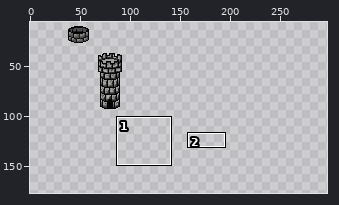
Edited in one commit: sprite sheet (data/tileset/world_upper.png). The picture above shows the old version from afar; the outline marks the close-up.
Close-up. Before the edit:
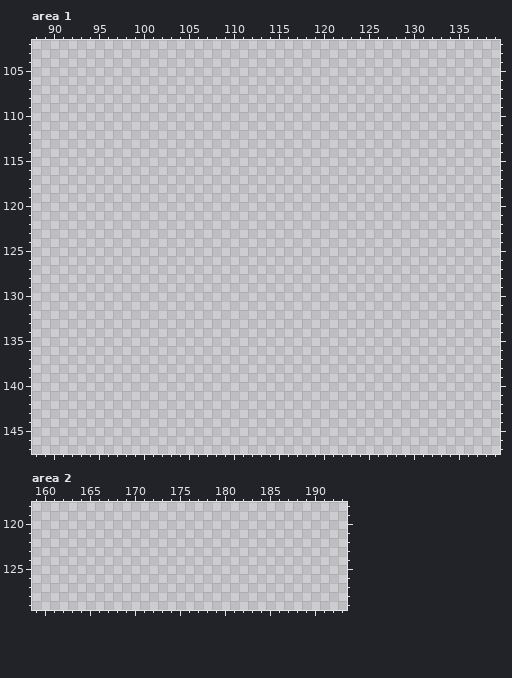
The file is 320x320 pixels. Pixels under 10% opacity are left out. Colours within 5 levels of each other are drawn and written as one. Shown: area 1: x 88..139, y 102..147; area 2: x 159..193, y 118..129. The wide view leaves out empty margins. The commit also changed other parts of the picture, which this record leaves out.
Palette (. is transparent): 
The same view after the edit:
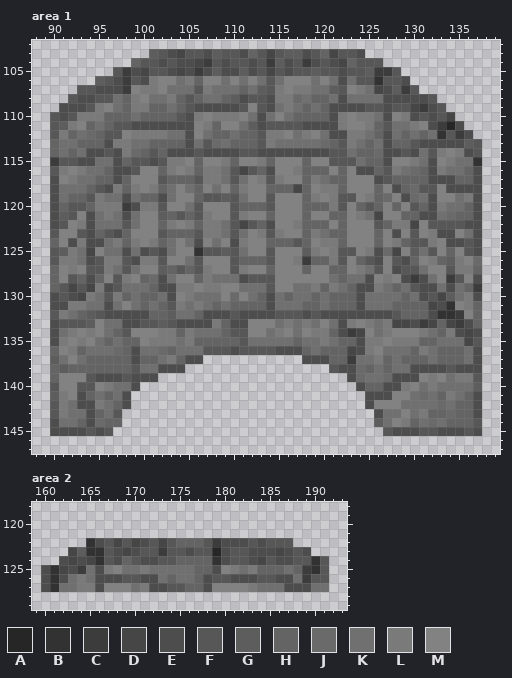
Colours new in this view: A #262626  B #323232  C #3c3c3c  D #464646  E #4d4d4d  F #575757  G #5d5d5d  H #646464  J #6a6a6a  K #707070  L #7a7a7a  M #828282
The exact change:
Changed rows in their new state; - is an unchanged pixel.
Area 1:
first column x 90:
103 -----------GFEDFFEGFFEHFDFGGEFHDFFE-------------
104 ---------HFFEFEEDCFEFFEFCGEFCEFEDHFFF-----------
105 -------FCEDFFEDECEGEEGEFDFEFFGFFEFFGCCF---------
106 -----GFECFELMMKLHMMKMKMKFKMMMKMKEKFFBFFE--------
107 ---FFEEECMLLMKKKFLKKKHKGFLMLLKKGFMLKDEGCF-------
108 --FEEFFKHLMKKLHFHKKHGEFFELLJKHHKEKKKKEEEEEF-----
109 -EEEFLMKHLLHHKHFEEEEEFMFEKLKHKHEEEEFFEFFDCEF----
110 FEFLLLHHHKHHHHFELMLLLMKEKMKHHHHELMLLKEMLEFEFD---
111 FGLMHKHFFEEEEEEEMLHMMKGEFFFFEEEELMMLHFKKLMECAE--
112 FLHKJHFFMLLLLKKEMKHHKHHFLLMKLMKEELLKHEKHKHKBFCE-
113 HKKHHHELLKKHHHHEKFJKHHHFLKKKKKJHFLKHKEHHFEEEEEGF
114 HKHKEEFELJHFHEEEFEEEEFFEEEEEEEEFFKHHJEEFEKFLMLEF
115 CFFEEKKEHFFEFLLMHMMLHMMLHMMMHMMFFFKHHEMMLKEMLKKB
116 FLMLKKHEEFMMHLMLHLLKFDFHEMMLHHHMHMEEHFLKJHELKKHE
117 EMLKKHHEHMMMFHHHFLLKFKMLFLMMHLKHHMMMEFHHHHEEEHHE
118 EKKKHFELHLMLHKMKHMKMHLMMHHHDHMLLHMMMHMEHJFFMEEEE
119 EKHHFLKKEKHHEKMMHFFGFKMMFMMMHLMLFFMLHJMEJKEMMKLE
120 EHFFHLLLCELLFMMKFMMMFHHHFMMMHHHLFMHFHMHMFHELKKHE
121 EGFMEKLKEKMMGHFHFLMMFLMMHMMMHMMHHMLKDMMHHEEKJHHE
122 EFMLEKKKFKMMHLMLHLLKFDFHEMMLHHHMHMMMFHLLDMFFFFEE
123 FMMFEHFEHMMMFHHHFLLKFKMLFLMMHLKHHMMMHMEMFMLEEMKE
124 HMELEEKLHLMLHKMKEMKMELMMHHHFHMLLHMMMHMLHFFLMEEFE
125 FGLKDMKKEKEFEKMMBFFGFKMMFMMMGLMLFFMLEJDMGKFMHMFE
126 FLLKEFLLFELLFMMKFMMMFHHHFMMLCHHLFMHFEMFEHMLHGLMJ
127 HMLMFFLKFKMMGHFHFLMMFLMMHMMMHMMHHMLKFMEFFKMMFLLH
128 HMFHEHMFLMHJEKMMHLKKKEFFFMMMMMMKHKKEMLMECEKMCFME
129 HFDFDLEFKKKHEELLMLLMMKKKFMMKKLHLKHEELKHKFEEKEKHC
130 EFEDLKFLHKHHKEMLKKKMJMKHEKHKKHKHHHEKKKKHKEFDGKLE
131 EELLKKEKMKHKHFLKLKHKHHHHEKKKHHKHHHEKKKHHHHDEBMLH
132 FLKHGFEEEEEHHGKKHEEEFEEEEFFFEFEEEEEEEEFHHHEBBCMH
133 EFFFGMKKEEFFGFEEEELHEEMMMKLKLKMKELMLKLDDECDHDCEH
134 EKLMLMKHFMMMLLHLKKKHFFMMKLMKMLLHECDMKLMMMLKHLEDE
135 ELMLMKHKHHMLLLKLHHHHHFKKKKKHKKLKHHELLMLLLHHKKKDF
136 HMLHKKKJHEKKJHKKKFFFEFFFFEEEHKHHHDELMKKKHLKHHHKE
137 GKMKHHHHHEHHKLHEE-----------EEEHHCKKLHKHHHKHHHKE
138 HGHHHHHHHFKKEEE----------------FEEJHKHKKEEEEFEEE
139 HMMMFEEEFEEE---------------------EJKKJEEEMLMKLLF
140 FMMFFMLKKE------------------------EHHEELMKLKKKKG
141 GLMEHKHKE--------------------------EEEMMKJKHLKHE
142 FLKEELKHE--------------------------EMMMKKKKJKHHE
143 FLKKEHKF----------------------------EKKMKLHHJHHE
144 EKKHEJHH----------------------------GKMLHKJKHHHF
145 EEEEFEF------------------------------FEEEFFEEEFE
Area 2:
first column x 160:
122 -----BEFDFDEFDFHHHFCEEEFEFFF----
123 ---DGBBFEDEFFCFFEFFAEFFEEEDEFE--
124 --EDEDBFEHFEEFFHHHHBEFFEDFEEFFBF
125 EBDECKELMKKLKKKKKHHEMLKLHHHKHCBF
126 EBEKLKEEEFFEEKHKKHEFFEEEFFEEKCFF
127 EBKKLLEMMMKLEEFFHHEMMMMLKKKEEEKK
Pixel boxes of the changes (left, top, right, bottom) in both close-ups:
added: (50, 49, 482, 436)
added: (41, 538, 329, 592)
